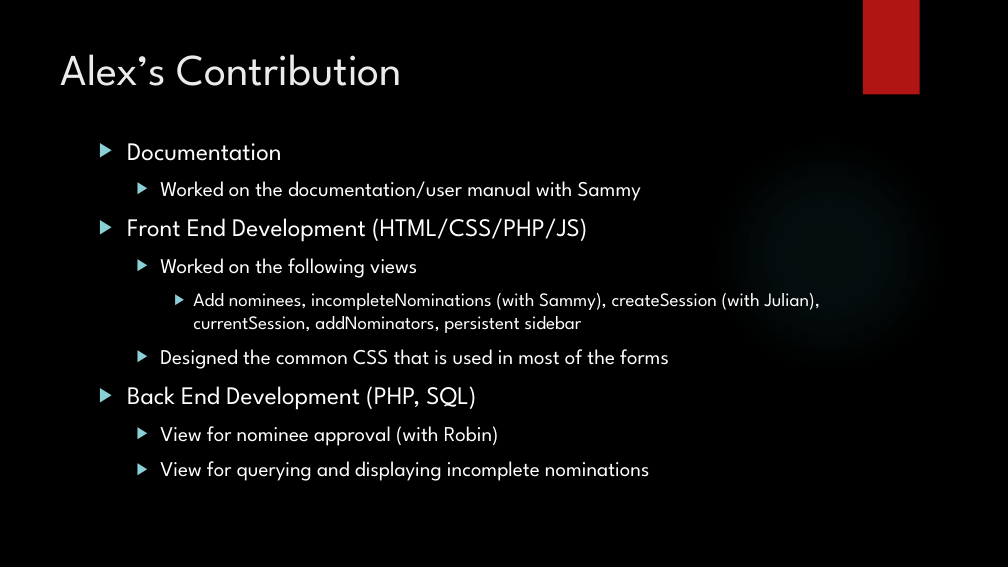
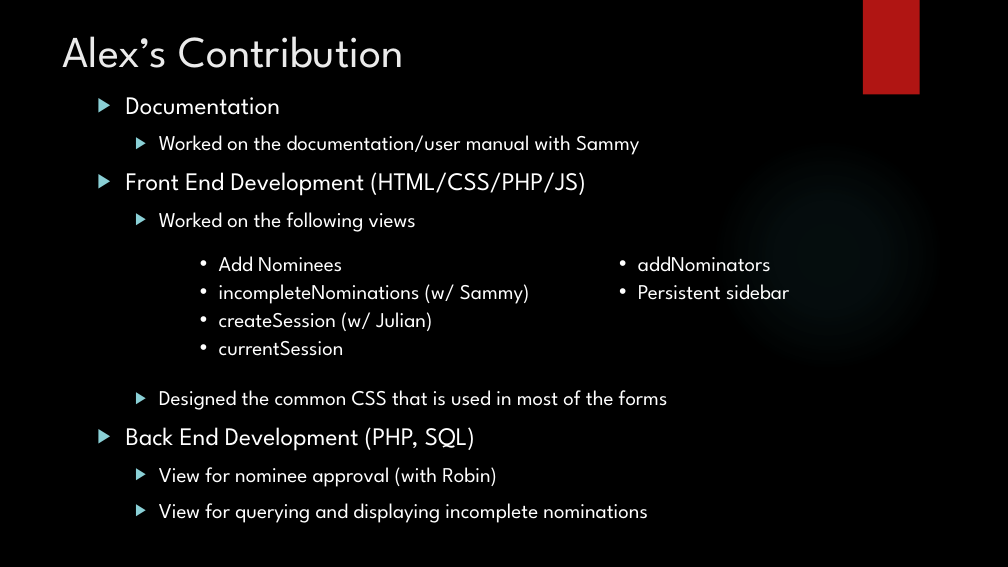
Before and after one commit to robinschiro/GTASS, a slide deck: slide 6 of Presentation/Presentation.pptx. Drawn at 1008x567 pixels with LibreOffice and Linux fonts; fonts in the diff are those of the drawing; background and template pictures are left out. Boxes give left, top, right and bottom in pixels: in the first picture for what was removed or moved away, otherwise in the second. Text is boxed around its words. In the diff, an @@ line names an element or a change of style, - is before the commit and + after.

```diff
--- a/Presentation/Presentation.pptx
+++ b/Presentation/Presentation.pptx
@@ title "Alex’s Contribution": place and size @@
-title "Alex’s Contribution" at (61, 54, 402, 86)
+title "Alex’s Contribution" at (63, 36, 403, 68)
@@ text "Documentation": place and size @@
-text "Documentation" at (127, 143, 821, 481)
+text "Documentation" at (126, 97, 668, 523)
@@ text added at (219, 256, 789, 356), 20 pt, text #FFFFFF @@
+  • Add Nominees
+  • incompleteNominations (w/ Sammy)
+  • createSession (w/ Julian)
+  • currentSession
+  • addNominators
+  • Persistent sidebar
@@ text at (193, 293, 821, 333): paragraph removed @@
-    ▶ Add nominees, incompleteNominations (with Sammy), createSession (with Julian), currentSession, addNominators, persistent sidebar
```
Also in this commit, not shown: 1 other slide changed, 1 other file.
